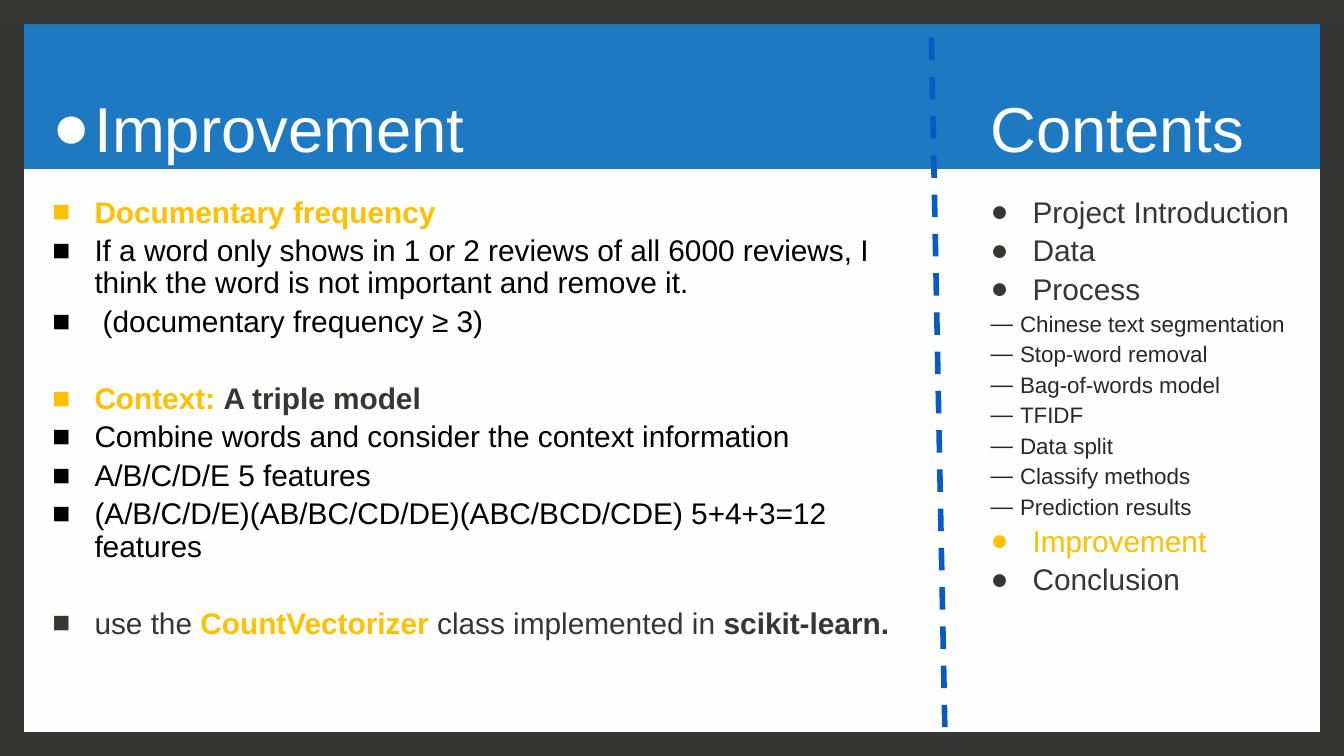
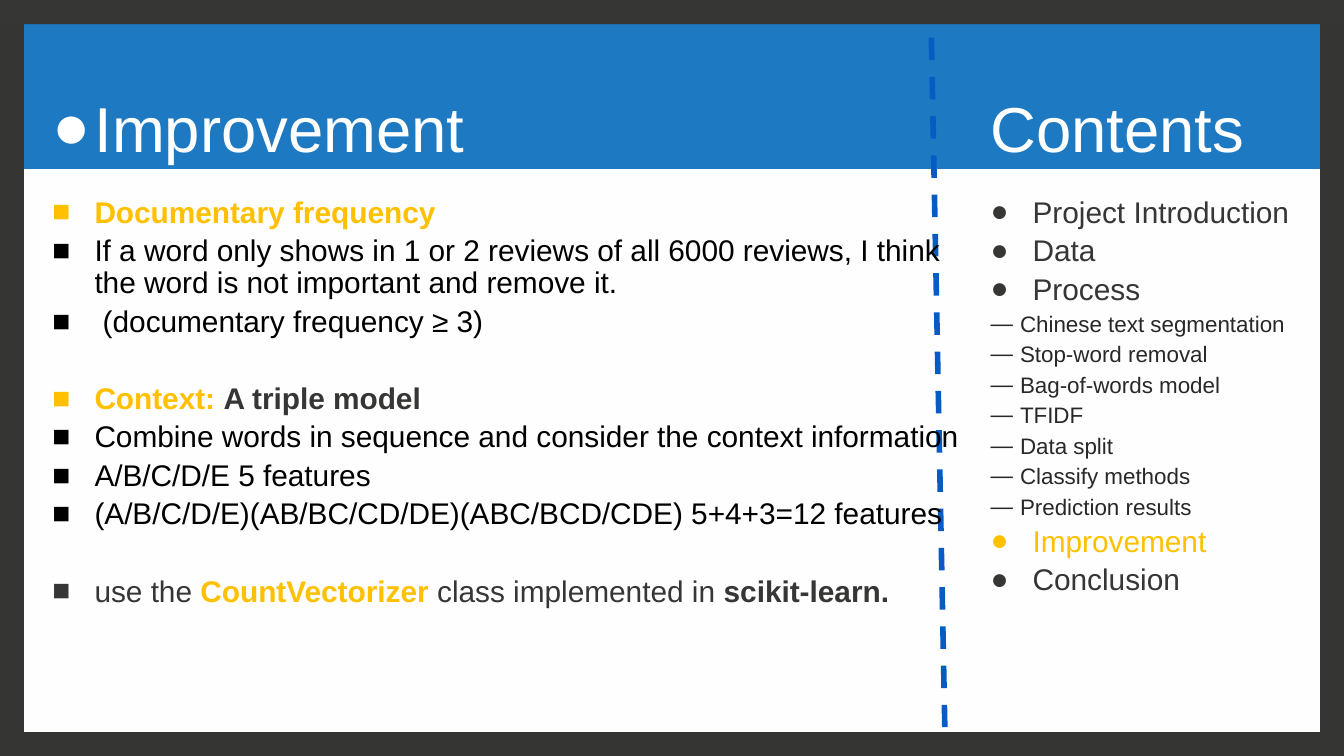
Before and after one commit to renee-wangyu/2016.M3.TQF-ML.HotelReviewSentiment, a slide deck: slide 22 of pre_wangyu.pptx. Drawn at 1344x756 pixels with LibreOffice and Linux fonts; fonts in the diff are those of the drawing. Boxes give left, top, right and bottom in pixels: in the first picture for what was removed or moved away, otherwise in the second. Text is boxed around its words. In the diff, an @@ line names an element or a change of style, - is before the commit and + after.

```diff
--- a/pre_wangyu.pptx
+++ b/pre_wangyu.pptx
@@ text at [95,425,958,453]: text changed @@
-  ■ Combine words and consider the context information
+  ■ Combine words in sequence and consider the context information
```
Also in this commit, not shown: 1 other slide changed.
